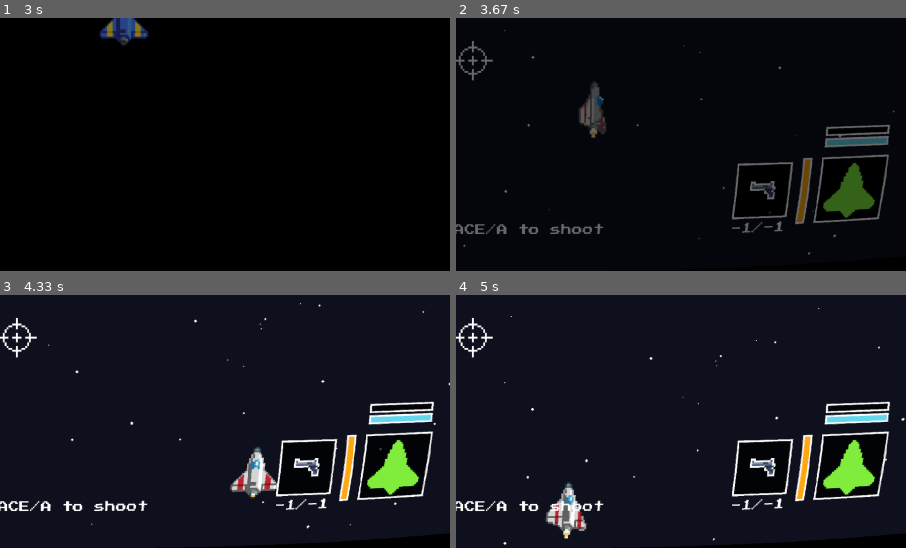
Above: before the commit, frames 1-4 (two rows, left to right).
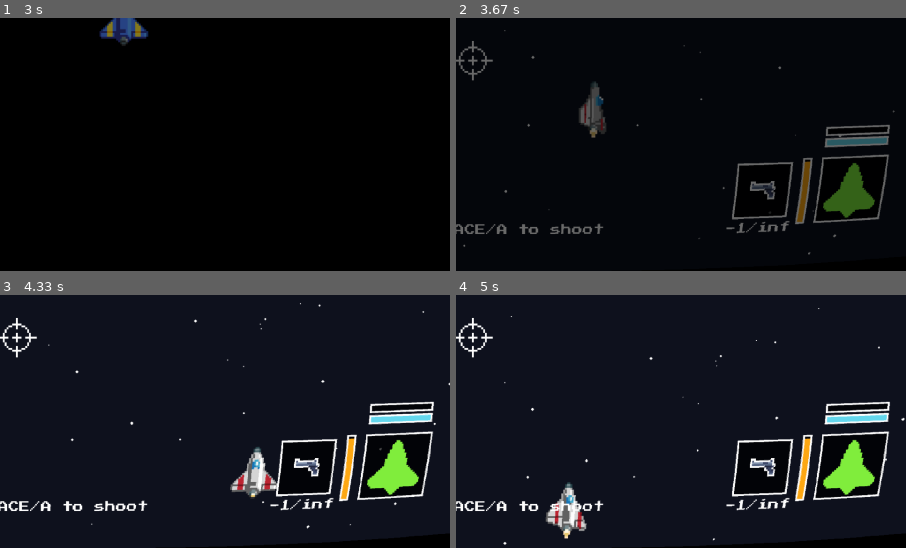
Above: after the commit, the same moments.

Repository: isGoodSoup/astros
Game: pygame game, started from main.py
Two runs of this game, one before a commit and one after it. Both use one fixed random seed, a clock stepped at 60 frames per second and the inputs below.
Inputs (mouse positions are % of the whole screen's width and height, from its top left):
- Up to frame 1 (3 s): hold Right 0.33-0.8 s; move the mouse to (46, 55) at 0.37 s; hold Up 0.83-1.13 s; hold Right 1.17-1.63 s; hold Left 1.67-2.2 s; tap Enter at 2.23 s
- Up to frame 2 (3.67 s): hold Up 3-3.37 s; hold Right from 3.4 s (still down)
- Up to frame 3 (4.33 s): release Right at 4.03 s; hold Down from 4.07 s (still down)
- Up to frame 4 (5 s): release Down at 4.43 s; hold Left 4.47-4.93 s; hold Right from 4.97 s (still down)
The pictures show only the part of the screen within x 47-97%, y 50-100%; the shares and areas given below are measured in that part.

Frame 1 is identical in both runs. In frame 2, 0.3% of the frame differs, in the area x 60-79%, y 55-85%; in frame 3, 0.3%, in the area x 60-79%, y 55-86%; in frame 4, 0.3%.

Commit message:
update: display beam ammo as inf

Diff:
--- a/scripts/hud.py
+++ b/scripts/hud.py
@@ -169,7 +169,8 @@
                          current_gun_frame, screen, hud_padding)
 
         current_ammo = game.ship.guns_ammo[game.ship.gun]
-        total_ammo = game.ship.base_guns_ammo[game.ship.gun]
+        total_ammo = "inf" if game.ship.gun == "beam" else (
+            game.ship.base_guns_ammo)[game.ship.gun]
 
         guns_center_x = self.guns.hud_x + self.guns.image.get_width() // 2
         guns_bottom_y = self.guns.hud_y + self.guns.image.get_height()
--- a/scripts/ship.py
+++ b/scripts/ship.py
@@ -30,7 +30,13 @@
         self.guns = SHIP_GUNS_RATES
         self.guns_ammo = SHIP_AMMO
         self.base_guns_ammo = self.guns_ammo.copy()
-        self.arsenal = sum(self.guns_ammo.values())
+
+        total_arsenal = 0
+        for ammo in self.guns_ammo:
+            if ammo == "beam": continue
+            total_arsenal += self.guns_ammo[ammo]
+
+        self.arsenal = total_arsenal
         self.base_damage = SHIP_BASE_DAMAGE
         self.damage = self.base_damage
         self.combo_multiplier = 1.0
